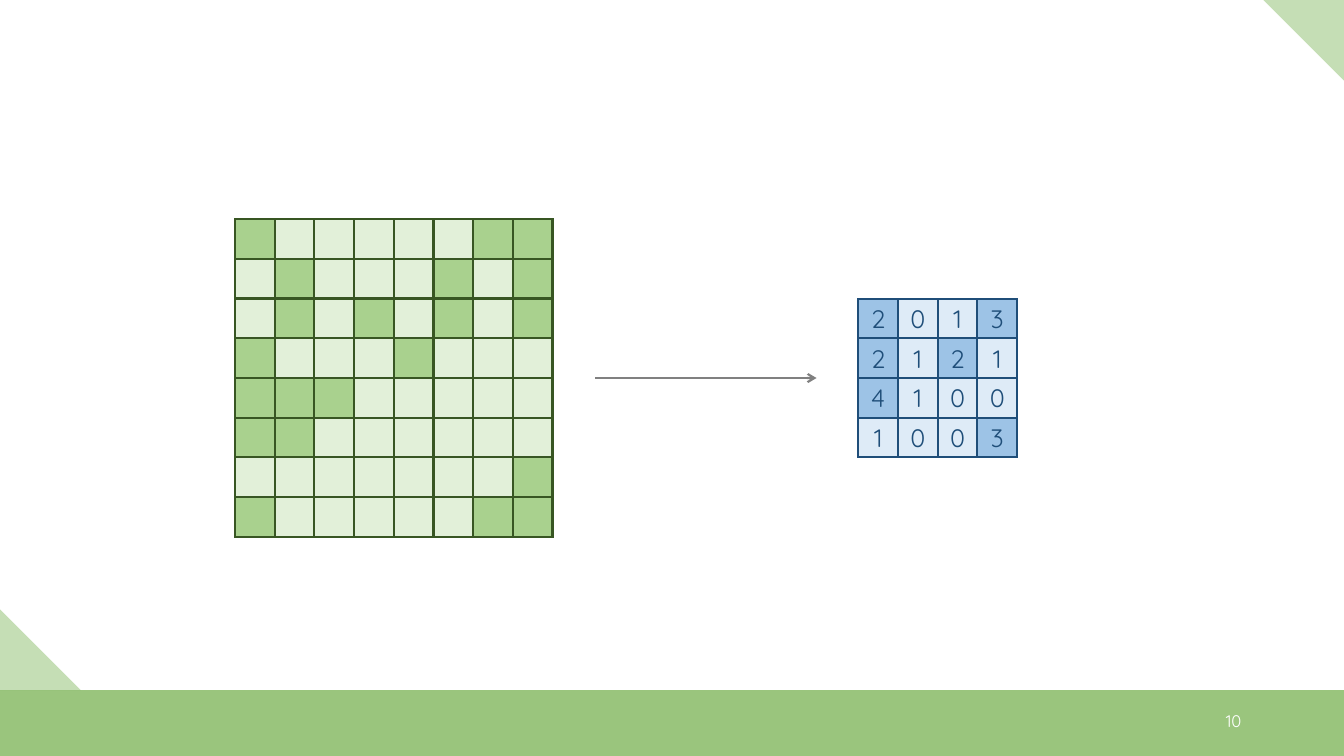
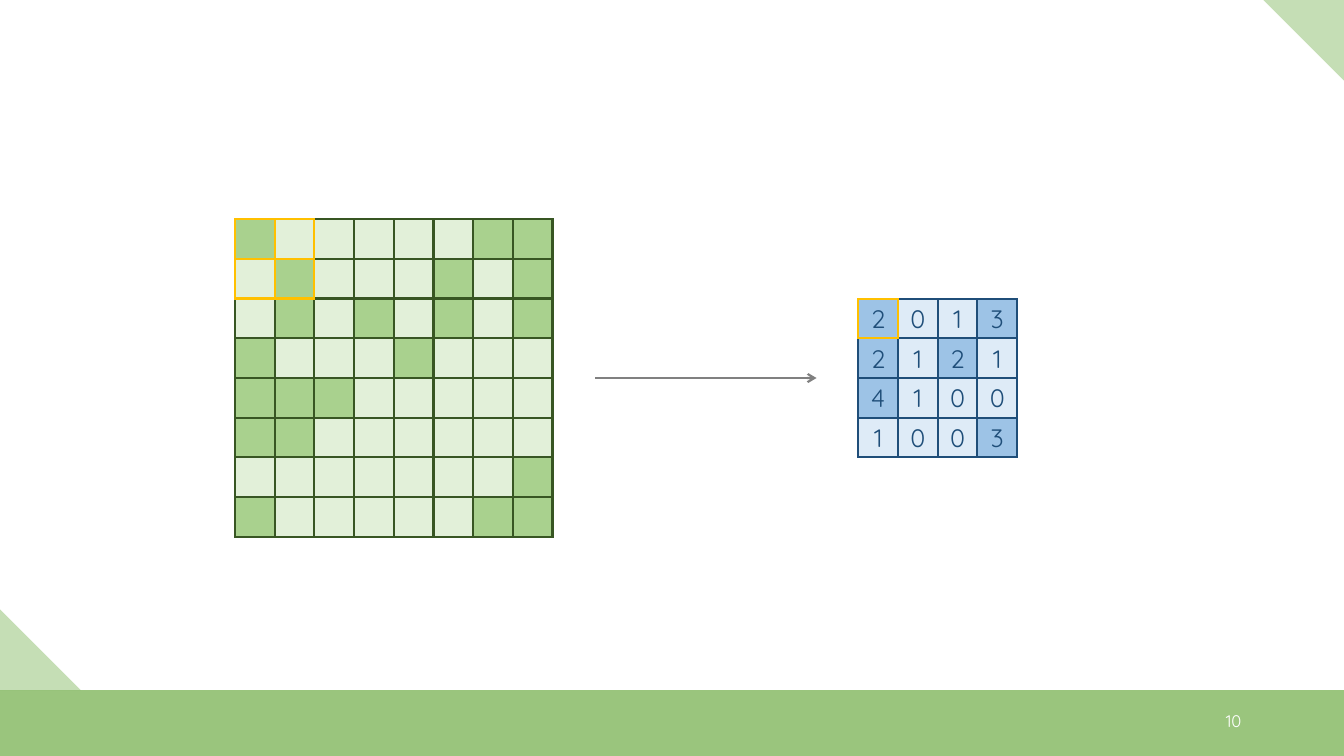
Before and after one commit to xjtuiair-cag/Matterhorn, a slide deck: slide 10 of assets/img.pptx. Drawn at 1344x756 pixels with LibreOffice and Linux fonts; fonts in the diff are those of the drawing. Boxes give left, top, right and bottom in pixels: in the first picture for what was removed or moved away, otherwise in the second. Text is boxed around its words. In the diff, an @@ line names an element or a change of style, - is before the commit and + after.

```diff
--- a/assets/img.pptx
+++ b/assets/img.pptx
@@ outline #385723 1.5 pt to #FFC000 1.5 pt in 4 elements at [235,219,274,258], [275,219,315,258], [235,259,274,298], [275,259,315,298] @@
@@ rectangle "2" at [859,298,898,338]: outline #1F4E79 1.5 pt to #FFC000 1.5 pt @@
```
Also in this commit, not shown: 1 other slide changed, 2 other files.
